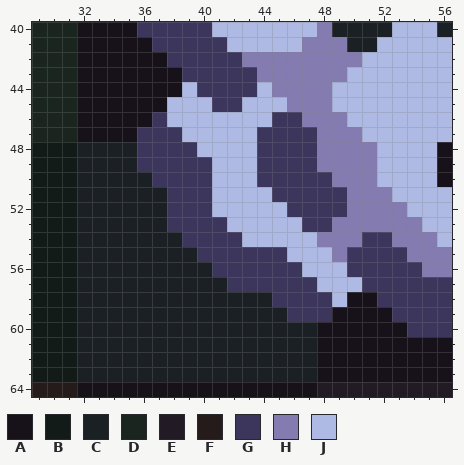
File history of a pixel-art file, assets/sprites/atlas/small-stuff-atlas.ase. This is how it looked before the edit.
736x736 pixels, 1 frame. Colours within 5 levels of each other are drawn and written as one. Shown: x 29..56, y 40..64.
Visible layers, top first: "Layer 2", "Layer 1".
Palette (. is transparent): A #171219  B #131b18  C #1b2025  D #1b251f  E #221b25  F #251b1b  G #3c365d  H #847bb1  J #aeb9e4
Pixels before, first column x 29:
40 DDDAAAAGGGGGJJJJJJJHCCCCJJJC
41 DDDAAAAAGGGGGJJJJJHHHCCJJJJJ
42 DDDAAAAAAGGGGGHHHHHHHHJJJJJJ
43 DDDAAAAAAAGGGGGHHHHHHJJJJJJJ
44 DDDAAAAAAAJGGGGJHHHHJJJJJJJJ
45 DDDAAAAAAJJJGGJJJHHHJJJJJJJJ
46 DDDAAAAAGJJJJJJJGGHHHJJJJJJJ
47 DDDAAAAGGGJJJJJGGGGHHHJJJJJJ
48 BBBCCCCGGGGJJJJGGGGHHHHJJJJA
49 BBBCCCCGGGGGJJJGGGGHHHHJJJJA
50 BBBCCCCCGGGGJJJGGGGGHHHJJJJA
51 BBBCCCCCCGGGJJJJGGGGGHHHJJJJ
52 BBBCCCCCCGGGJJJJJGGGGHHHHJJJ
53 BBBCCCCCCGGGGJJJJJGGHHHHHHJJ
54 BBBCCCCCCCGGGGJJJJJHHHGGHHHJ
55 BBBCCCCCCCCGGGGGGJJJHGGGGHHH
56 BBBCCCCCCCCCGGGGGGJJJGGGGGHH
57 BBBCCCCCCCCCCGGGGGGJJJGGGGGG
58 BBBCCCCCCCCCCCCCGGGGJAAGGGGG
59 BBBCCCCCCCCCCCCCCGGGAAAAGGGG
60 BBBCCCCCCCCCCCCCCCCAAAAAAGGG
61 BBBCCCCCCCCCCCCCCCCAAAAAAAAA
62 BBBCCCCCCCCCCCCCCCCAAAAAAAAA
63 BBBCCCCCCCCCCCCCCCCAAAAAAAAA
64 FFFAAAAAAAAAAAAAAAAEEEEEEEEE
Now the later version:
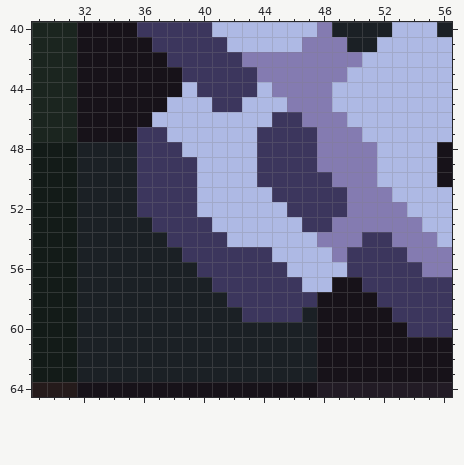
Difference:
Layer "Layer 2":
Colour G becomes colour A in rows 58 to 59 at x 48.
Colour J becomes colour A in row 57 at x 49 to 50; in row 58 at x 49.
Colour G becomes colour C in row 59 at x 47.
Colour C becomes colour G in row 50 at x 36; in rows 51 to 52 at x 36 to 37; in row 53 at x 37; in row 54 at x 38; in row 55 at x 39; in row 56 at x 40.
Colour C becomes colour G in row 57 at x 41; in row 58 at x 42 to 44; in row 59 at x 43 to 45.
Colour G becomes colour J in row 46 at x 37; in row 47 at x 38; in row 48 at x 39; in rows 49 to 52 at x 40; in row 53 at x 41; in row 54 at x 42.
Colour G becomes colour J in row 55 at x 45; in row 56 at x 46; in row 57 at x 47.
Boxes around the changes in both pictures, in picture pixels (x1, y1, x2, y2):
changed: (137, 112, 362, 322)
